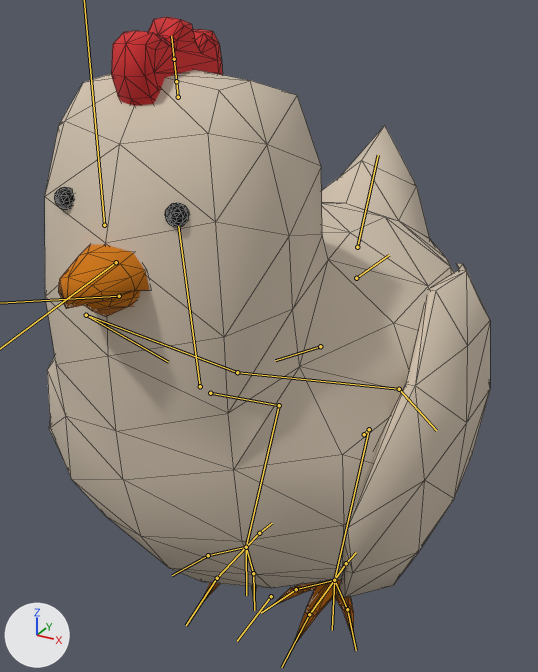
Renders of the glTF model assets/models/chicken.gltf from each side of a commit.
Rendered twice from a 50 mm camera at (2.22, -4.08, 4.23) aimed at (-0.09, 0.14, 2.12). Every picture has the same lights, and +X, +Y and +Z are marked at lower left. The bones that bend it are drawn over the model as lines. Mesh edges are drawn as thin lines.

Names of what the first picture shows: 'Hen'.
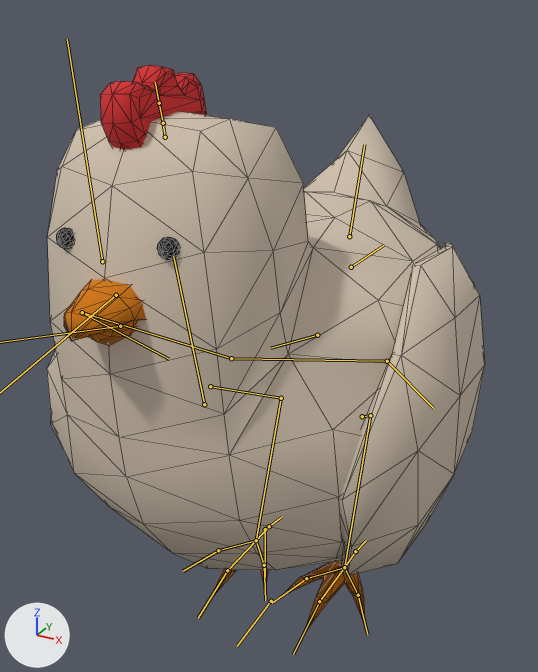
The newer file adds an action. The first version stands in its rest pose; the second is drawn at frame 9 of the action 'aWalk'.

Edits to the scene script, one JSON object a line:
```json
{"block": "bone_rig_root", "where": "bone_rig_root = bpy.data.objects['rig'].pose.bones['rig_root']"}
{"op": "set", "path": "bone_rig_root.location", "old": "(0.0, 0.0, 0.0)", "new": "(0.0, 0.0, -0.046)"}
{"block": "bone_rig_hips", "where": "bone_rig_hips = bpy.data.objects['rig'].pose.bones['rig_Hips']  # child of 'rig_root'"}
{"op": "set", "path": "bone_rig_hips.location", "old": "(0.0, 0.0, 0.0)", "new": "(-0.064, -0.045, -0.117)"}
{"op": "set", "path": "bone_rig_hips.rotation_quaternion", "old": "(1.0, 0.0, 0.0, 0.0)", "new": "(0.999, 0.003, 0.031, 0.009)", "note": "degrees (0, 0, 0) -> degrees (0, 4, 1)"}
{"block": "bone_rig_head", "where": "bone_rig_head = bpy.data.objects['rig'].pose.bones['rig_Head']  # child of 'rig_Hips'"}
{"op": "set", "path": "bone_rig_head.location", "old": "(0.0, 0.0, 0.0)", "new": "(0.0, -0.271, -0.048)"}
{"op": "set", "path": "bone_rig_head.rotation_quaternion", "old": "(1.0, 0.0, 0.0, 0.0)", "new": "(1.0, 0.007, 0.0, 0.0)", "note": "degrees (0, 0, 0) -> degrees (1, 0, 0)"}
```

Pixel boxes (x1, y1, x2, y2) of what changed, in the pictures (538 x 672 px):
```json
{"object": "Hen", "change": "posed", "before": [45, 17, 490, 648], "after": [47, 65, 485, 634], "on screen": "10% shorter"}
{"bone": "rig_root", "before": "(271, 596) to (237, 641)", "after": "(271, 601) to (237, 646)"}
{"bone": "rig_Hips", "before": "(320, 346) to (275, 360)", "after": "(317, 335) to (270, 348)"}
{"bone": "rig_Head", "before": "(200, 386) to (178, 226)", "after": "(204, 404) to (173, 256)"}
```
